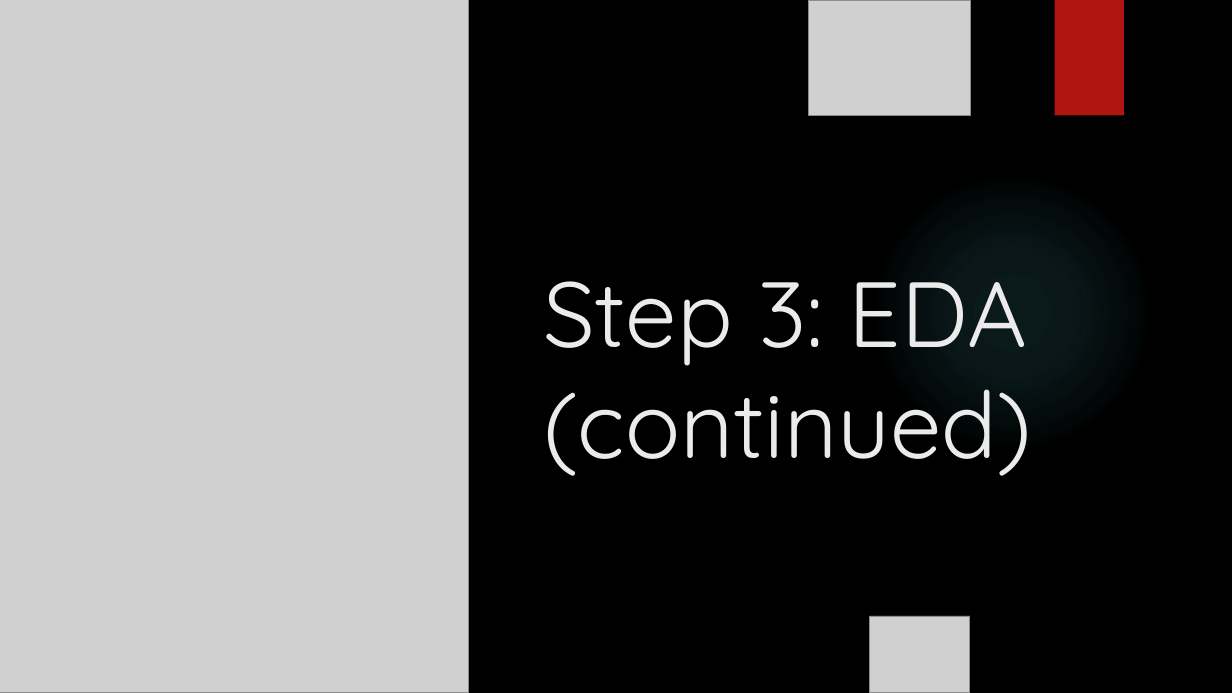
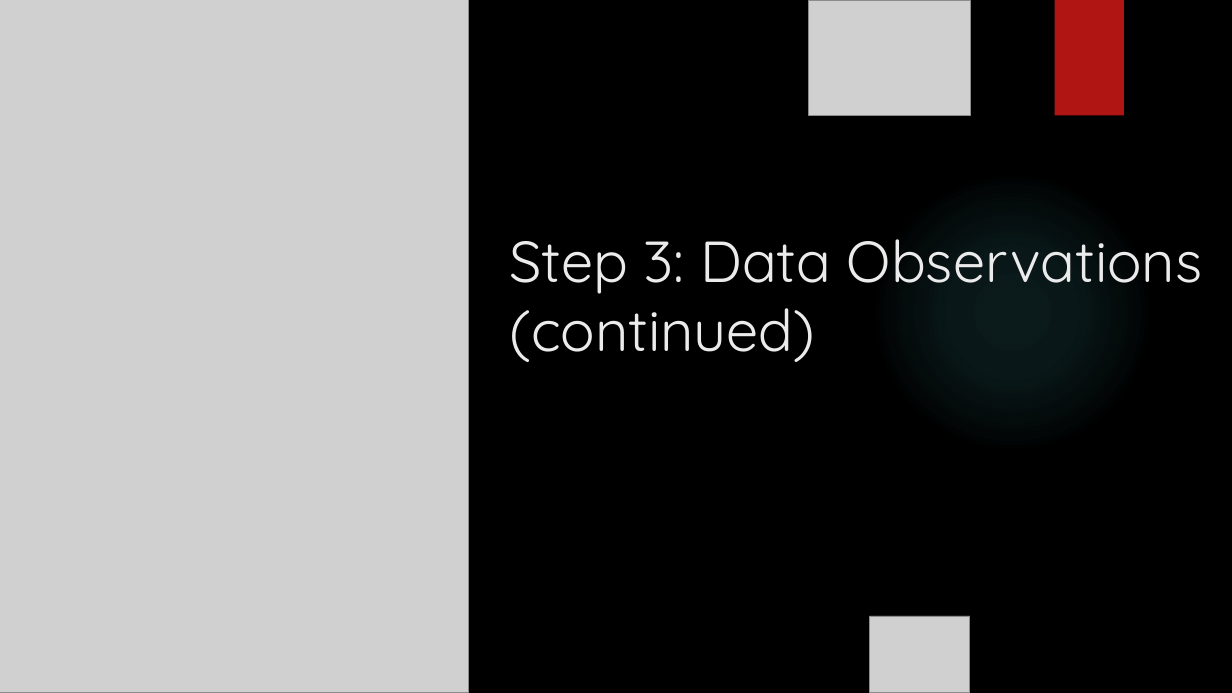
Before and after one commit to Silkways/Seattlers, a slide deck: slide 6 of Flatiron_Mod_1_Slides.pptx. Drawn at 1232x693 pixels with LibreOffice and Linux fonts; fonts in the diff are those of the drawing; grey boxes stand for pictures; background and template pictures are left out. Boxes give left, top, right and bottom in pixels: in the first picture for what was removed or moved away, otherwise in the second. Text is boxed around its words. In the diff, an @@ line names an element or a change of style, - is before the commit and + after.

```diff
--- a/Flatiron_Mod_1_Slides.pptx
+++ b/Flatiron_Mod_1_Slides.pptx
@@ title at bbox=[509, 239, 1202, 362]: text changed; size 72 to 45 pt @@
-Step 3: EDA (continued)
+Step 3: Data Observations (continued)
```
Also in this commit, not shown: 6 other slides changed, 1 other file.
